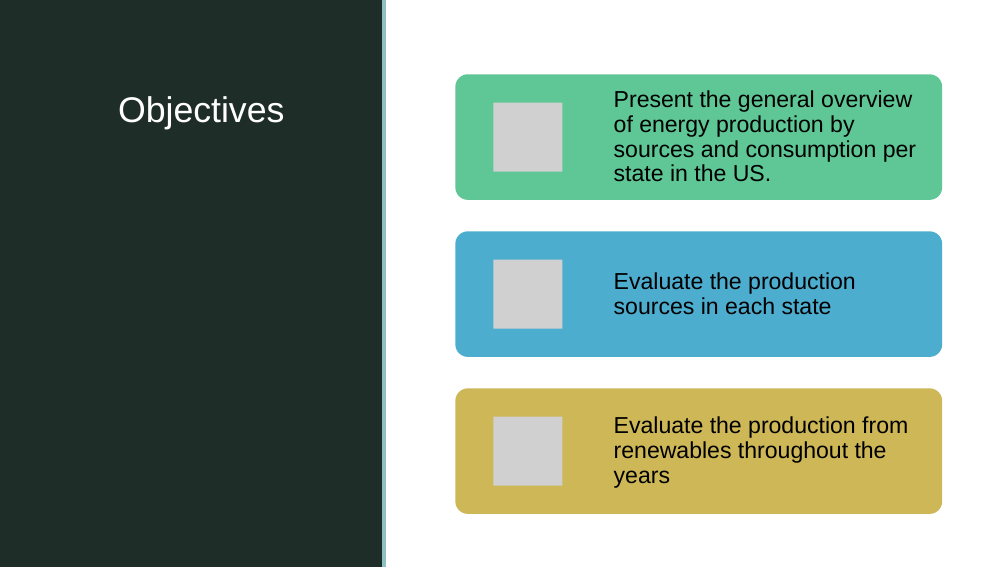
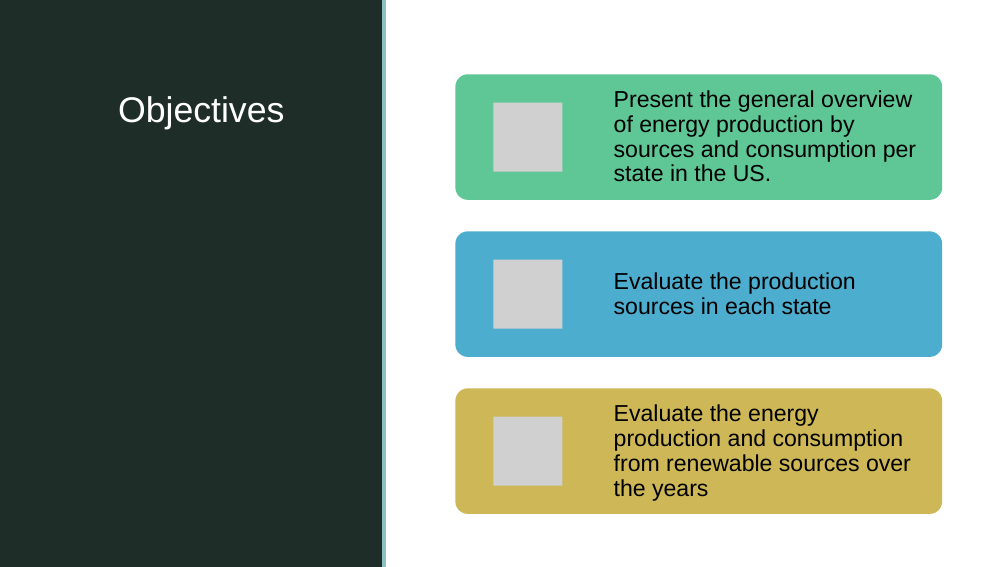
Before and after one commit to Kphad20/Project2-Group_4, a slide deck: slide 3 of Energy Analysis of the United States for 2018.pptx. Drawn at 1008x567 pixels with LibreOffice and Linux fonts; fonts in the diff are those of the drawing; grey boxes stand for pictures; background and template pictures are left out. Boxes give left, top, right and bottom in pixels: in the first picture for what was removed or moved away, otherwise in the second. Text is boxed around its words. In the diff, an @@ line names an element or a change of style, - is before the commit and + after.

```diff
--- a/Energy Analysis of the United States for 2018.pptx
+++ b/Energy Analysis of the United States for 2018.pptx
@@ text at (x1=614, y1=404, x2=911, y2=501): text changed @@
-Evaluate the production from renewables throughout the years
+Evaluate the energy production and consumption from renewable sources over the years
```
Also in this commit, not shown: 7 other slides changed, 1 slide added.
